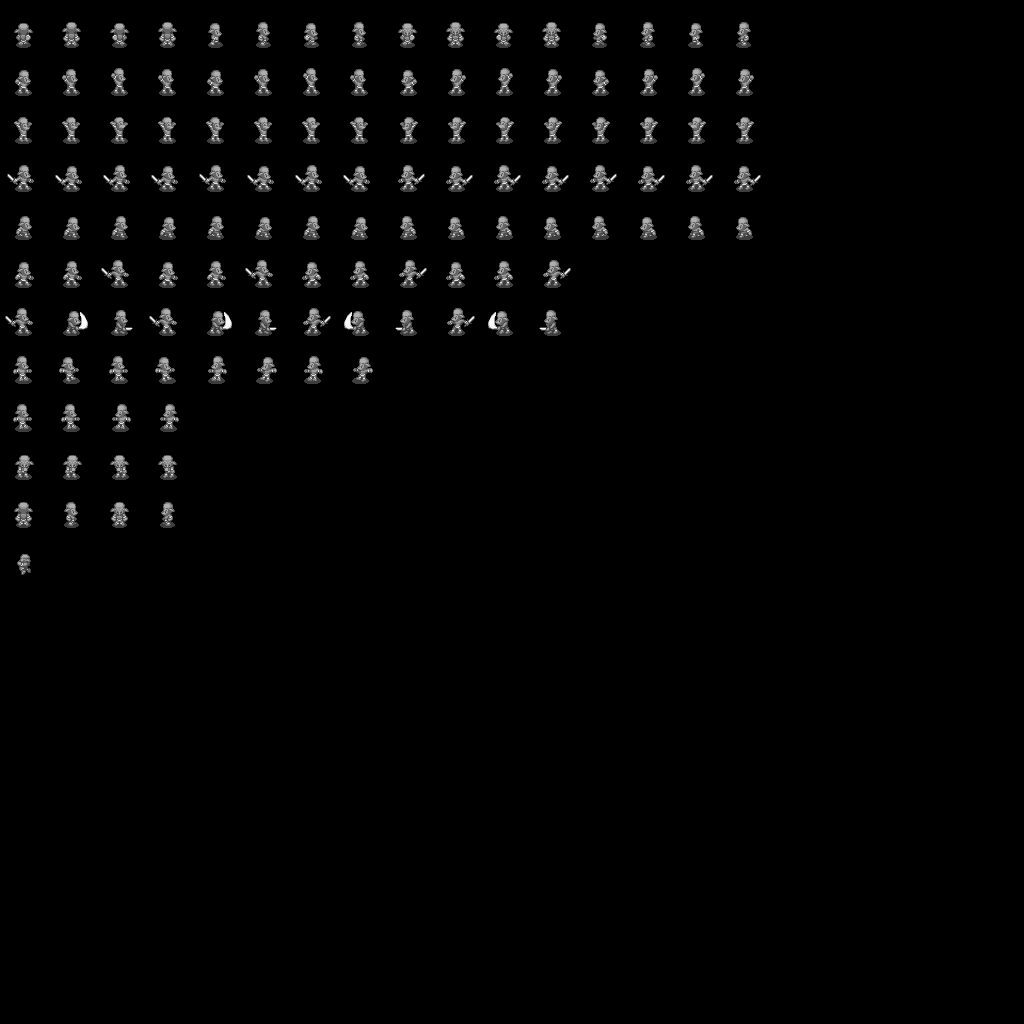
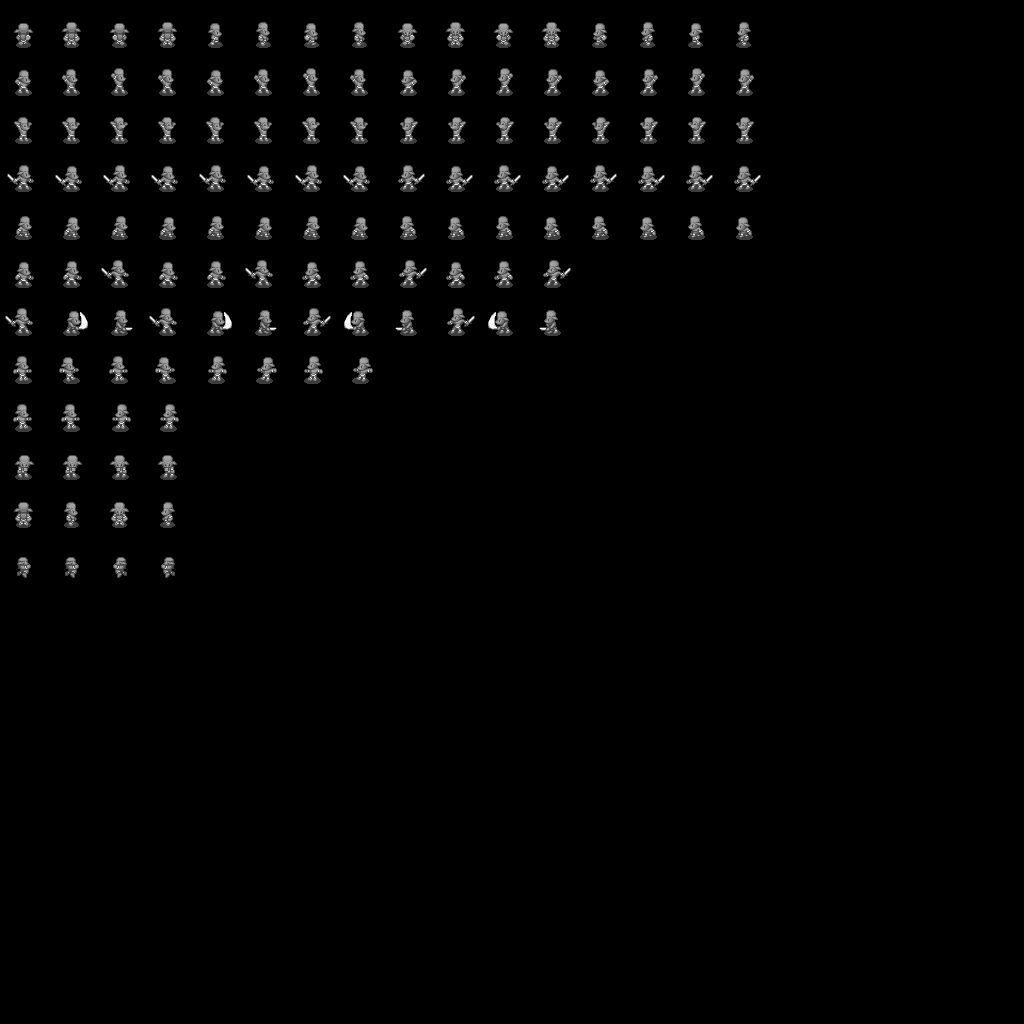
Layer changes from the first 1024 x 1024 image to the second:
painted on "Character" over bbox(11, 22, 755, 578)
